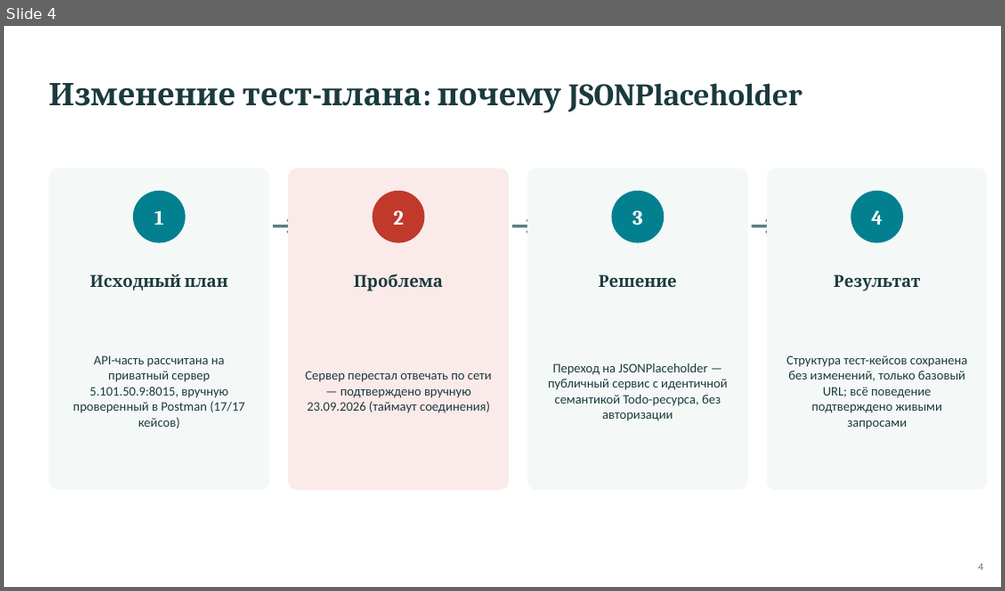
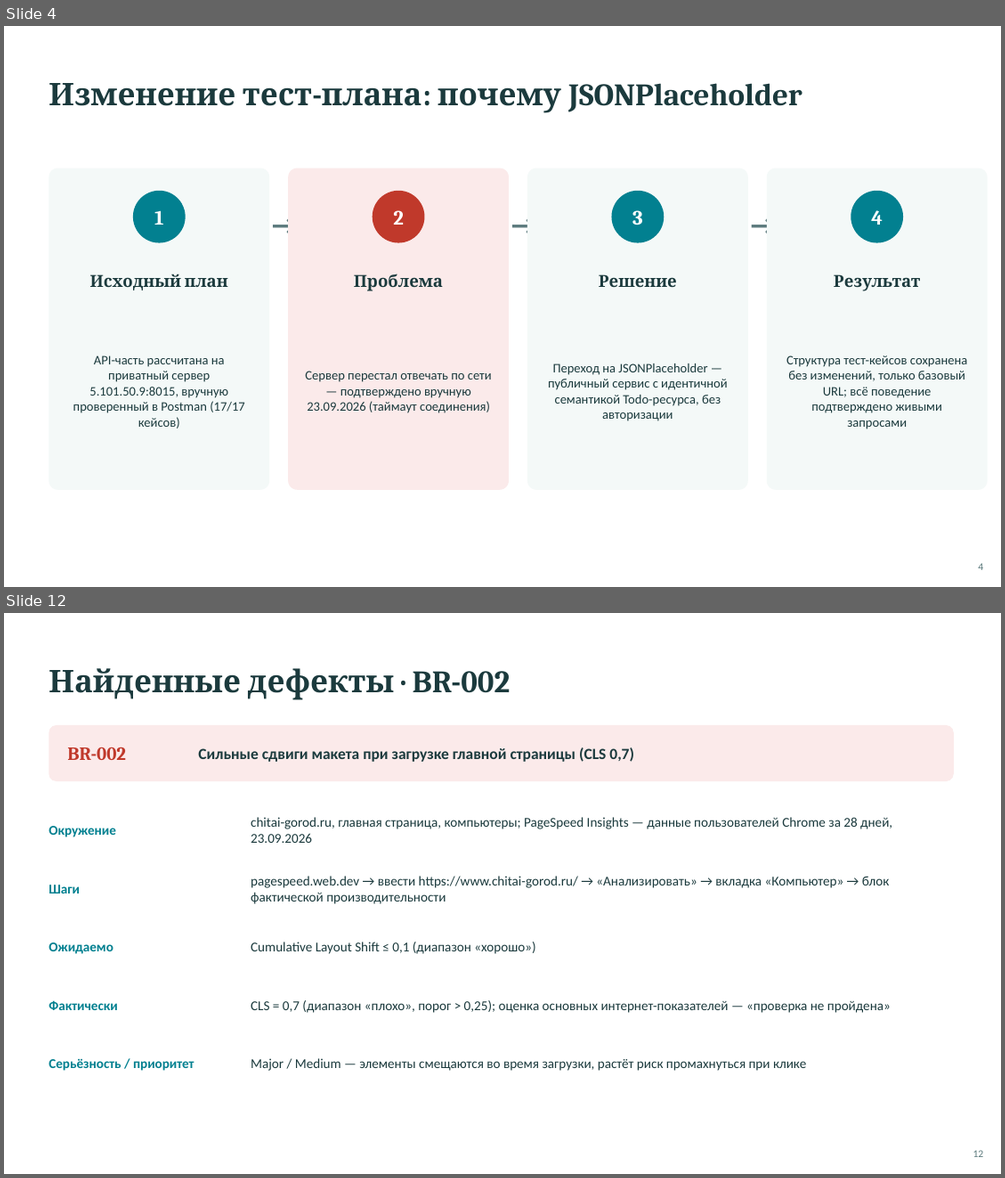
Before and after one commit to Gera-lang405/skypro-diploma-automation, a slide deck: diploma_presentation.pptx. Shown one above the other, each under a label of ours: slide 4 before the commit, slides 4 and 12 after it; the slides between them are not shown. The pictures are 1005x591 and 1005x1178 pixels, drawn with LibreOffice and Linux fonts; fonts in the diff are those of the drawing. Boxes give left, top, right and bottom in pixels: in the first picture for what was removed or moved away, otherwise in the second. Text is boxed around its words. In the diff, an @@ line names an element or a change of style, - is before the commit and + after.

```diff
--- a/diploma_presentation.pptx
+++ b/diploma_presentation.pptx
@@ slide 12 added at (4,613,1001,1174), background #FFFFFF @@
@@ text added at (48,668,510,700), 30 pt, text #1B3A3D, bold @@
+Найденные дефекты · BR-002
@@ rounded rectangle added at (48,725,954,781), fill #FBEAEA @@
@@ text added at (67,747,126,760), 18 pt, text #C0392B, bold @@
+BR-002
@@ text added at (198,747,634,762), 15 pt, text #1B3A3D, bold @@
+Сильные сдвиги макета при загрузке главной страницы (CLS 0,7)
@@ text added at (48,826,116,837), 13 pt, text #028090, bold @@
+Окружение
@@ text added at (251,817,892,843), 13 pt, text #1B3A3D @@
+chitai-gorod.ru, главная страница, компьютеры; PageSpeed Insights — данные пользователей Chrome за 28 дней, 23.09.2026
@@ text added at (251,876,889,904), 13 pt, text #1B3A3D @@
+pagespeed.web.dev → ввести https://www.chitai-gorod.ru/ → «Анализировать» → вкладка «Компьютер» → блок фактической производительности
@@ text added at (48,884,80,893), 13 pt, text #028090, bold @@
+Шаги
@@ text added at (48,942,113,954), 13 pt, text #028090, bold @@
+Ожидаемо
@@ text added at (251,941,535,954), 13 pt, text #1B3A3D @@
+Cumulative Layout Shift ≤ 0,1 (диапазон «хорошо»)
@@ text added at (48,1000,117,1010), 13 pt, text #028090, bold @@
+Фактически
@@ text added at (251,1000,890,1013), 13 pt, text #1B3A3D @@
+CLS = 0,7 (диапазон «плохо», порог > 0,25); оценка основных интернет-показателей — «проверка не пройдена»
@@ text added at (48,1059,194,1070), 13 pt, text #028090, bold @@
+Серьёзность / приоритет
@@ text added at (251,1058,806,1070), 13 pt, text #1B3A3D @@
+Major / Medium — элементы смещаются во время загрузки, растёт риск промахнуться при клике
@@ text added at (973,1150,984,1157), 10 pt, text #5C7A7D @@
+12
```
Also in this commit, not shown: 10 slides changed, 9 other files.
